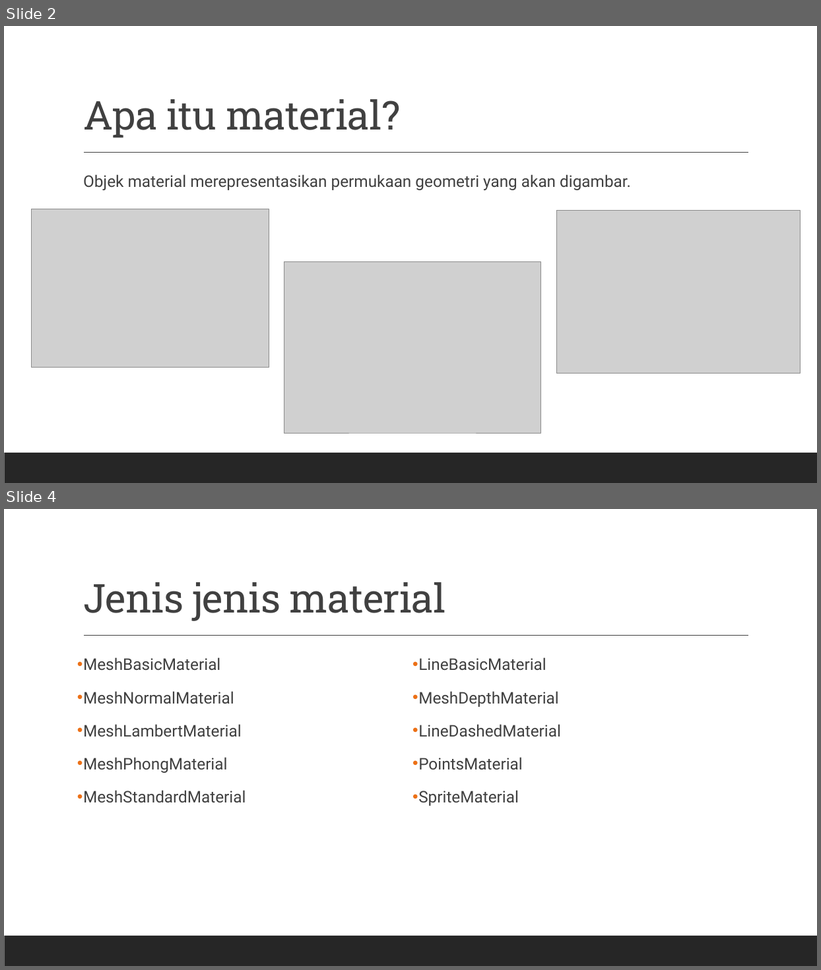
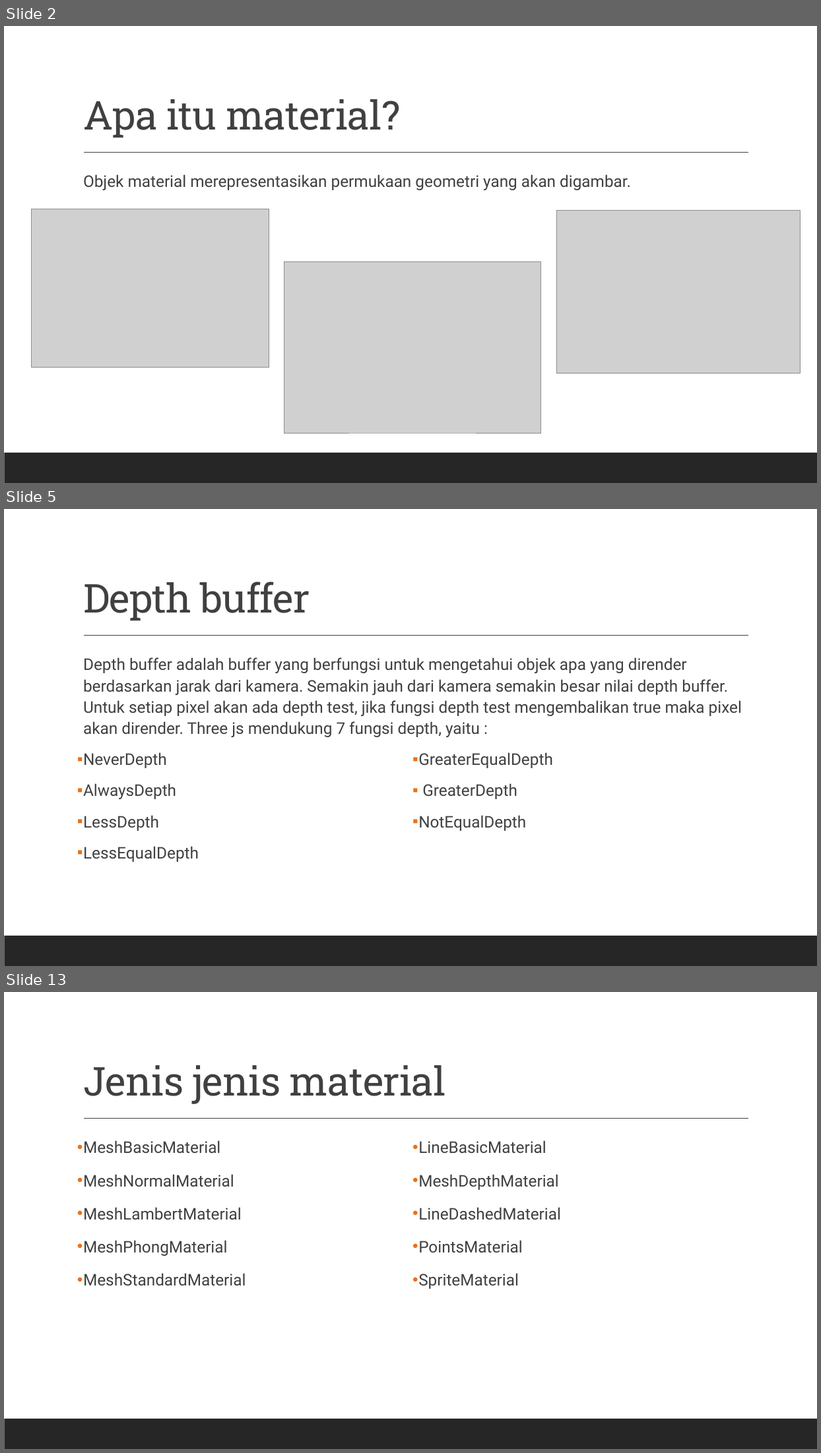
Before and after one commit to grafkom-2020/presentasi-threejs-grafkom-gang, a slide deck: documents/MATERIAL.pptx. Shown one above the other, each under a label of ours: slides 2 and 4 before the commit, slides 2, 5 and 13 after it; the slides between them are not shown. The pictures are 821x970 and 821x1453 pixels, drawn with LibreOffice and Linux fonts; fonts in the diff are those of the drawing; grey boxes stand for pictures. Boxes give left, top, right and bottom in pixels: in the first picture for what was removed or moved away, otherwise in the second. Text is boxed around its words. In the diff, an @@ line names an element or a change of style, - is before the commit and + after.

```diff
--- a/documents/MATERIAL.pptx
+++ b/documents/MATERIAL.pptx
@@ slide 5 added at <box>4,509,817,966</box>, background #FFFFFF; not listed: 2 template elements that a slide beside it also shows @@
@@ title added at <box>83,582,310,621</box>, 47 pt, text #404040 @@
+Depth buffer
@@ text added at <box>83,657,742,737</box>, 19 pt, text #404040 @@
+  Depth buffer adalah buffer yang berfungsi untuk mengetahui objek apa yang dirender berdasarkan jarak dari kamera. Semakin jauh dari kamera semakin besar nilai depth buffer. Untuk setiap pixel akan ada depth test, jika fungsi depth test mengembalikan true maka pixel akan dirender. Three js mendukung 7 fungsi depth, yaitu :
@@ text added at <box>83,753,199,862</box>, 19 pt, text #404040 @@
+▪ NeverDepth
+▪ AlwaysDepth
+▪ LessDepth
+▪ LessEqualDepth
+▪ GreaterEqualDepth
+▪ GreaterDepth
+▪ NotEqualDepth
@@ what was slide 4 is now slide 13 @@
```
Also in this commit, not shown: 1 slide changed, 8 other slides added.
